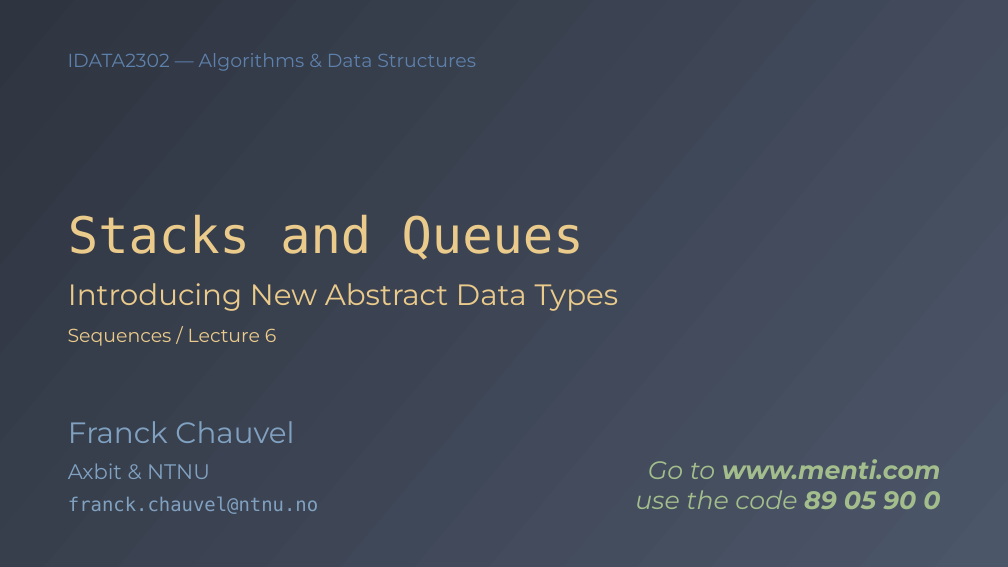
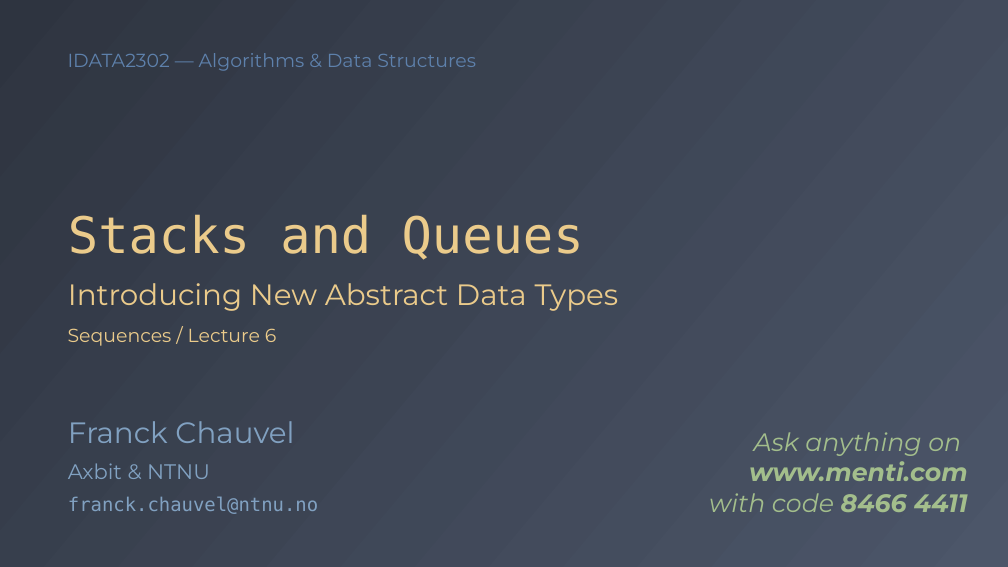
Before and after one commit to fchauvel/ntnu-idata2302-website, a slide deck: slide 1 of source/sequences/_static/stacks/stacks_and_queues.pptx. Drawn at 1008x567 pixels with LibreOffice and Linux fonts; fonts in the diff are those of the drawing. Boxes give left, top, right and bottom in pixels: in the first picture for what was removed or moved away, otherwise in the second. Text is boxed around its words. In the diff, an @@ line names an element or a change of style, - is before the commit and + after.

```diff
--- a/source/sequences/_static/stacks/stacks_and_queues.pptx
+++ b/source/sequences/_static/stacks/stacks_and_queues.pptx
@@ text at box(709, 432, 968, 512): text changed; bold off @@
-Go to www.menti.com
-use the code 89 05 90 0
+Ask anything on
+www.menti.com
+with code 8466 4411
```
Also in this commit, not shown: 1 other file.
